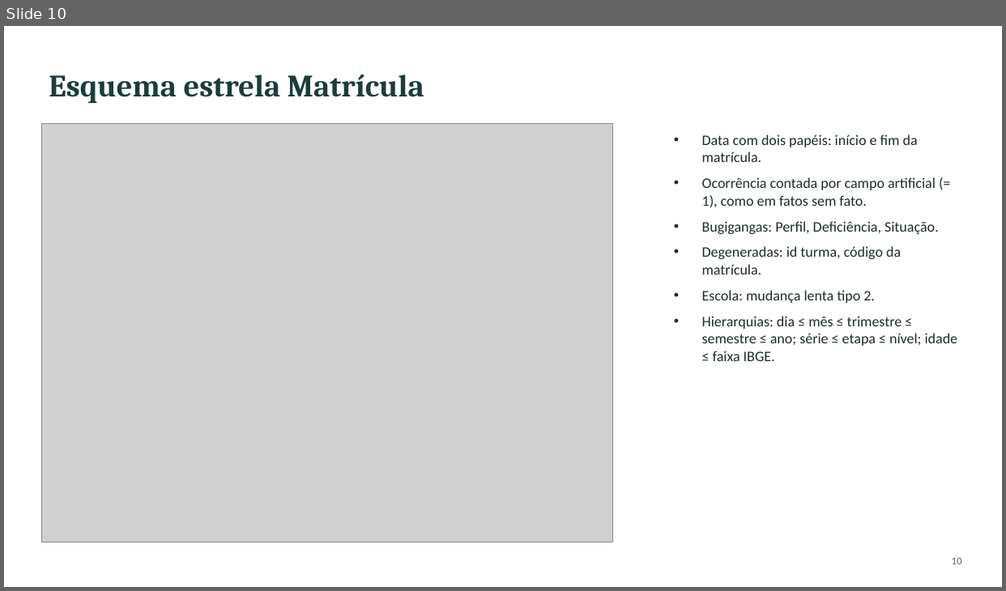
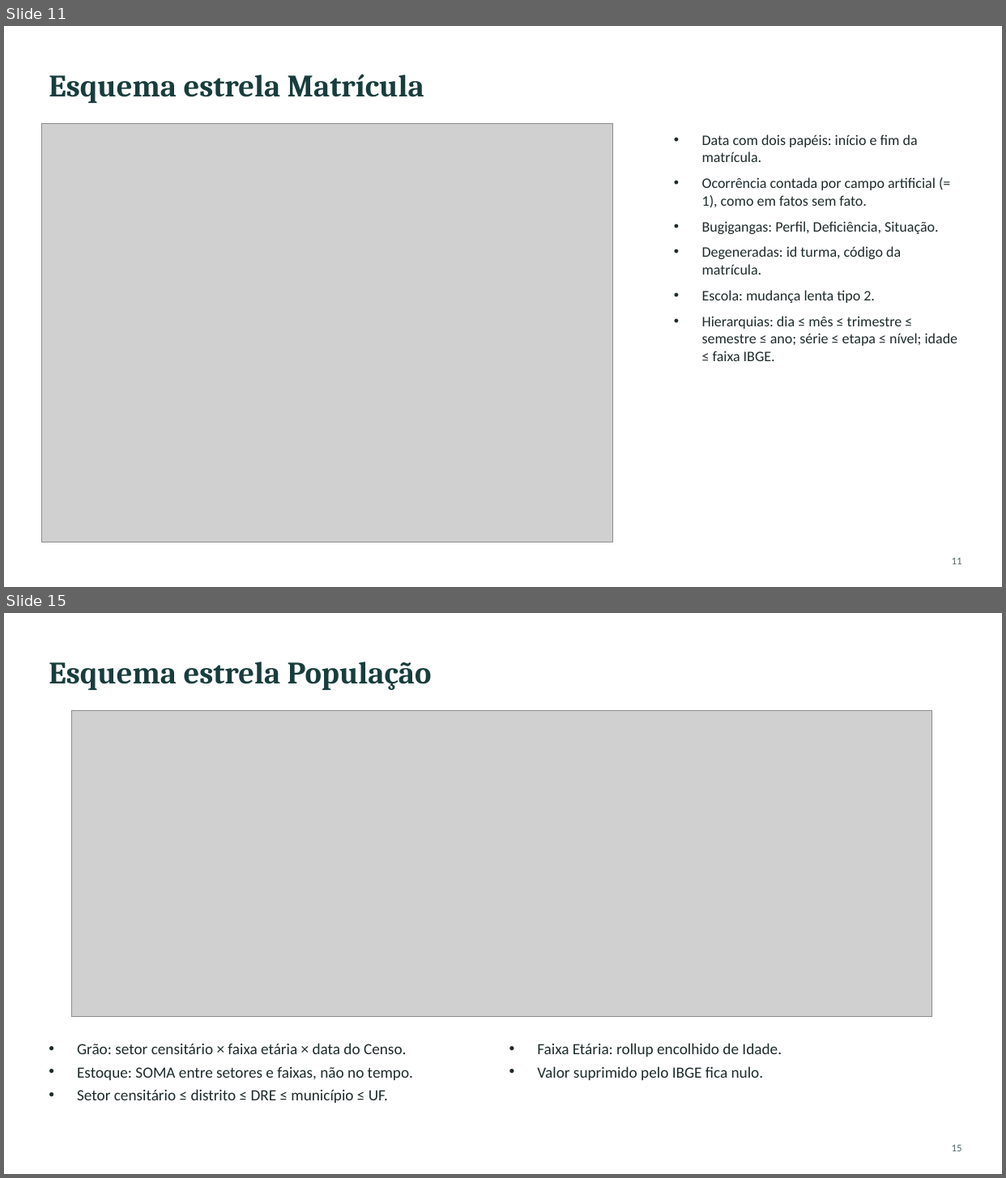
Before and after one commit to kevennlaranjeira/OLAP2026, a slide deck: docs/apresentacao/apresentacao-projeto1.pptx. Shown one above the other, each under a label of ours: slide 10 before the commit, slides 11 and 15 after it; the slides between them are not shown. The pictures are 1006x591 and 1006x1178 pixels, drawn with LibreOffice and Linux fonts; fonts in the diff are those of the drawing; grey boxes stand for pictures. Boxes give left, top, right and bottom in pixels: in the first picture for what was removed or moved away, otherwise in the second. Text is boxed around its words. In the diff, an @@ line names an element or a change of style, - is before the commit and + after.

```diff
--- a/docs/apresentacao/apresentacao-projeto1.pptx
+++ b/docs/apresentacao/apresentacao-projeto1.pptx
@@ slide 15 added at box(4, 613, 1002, 1174), background #FFFFFF @@
@@ text added at box(49, 662, 432, 690), 30 pt, text #183D3D, bold @@
+Esquema estrela População
@@ picture added at box(71, 710, 932, 1017) @@
@@ text added at box(77, 1043, 413, 1103), 15 pt, text #1E2B2B @@
+• Grão: setor censitário × faixa etária × data do Censo.
+• Estoque: SOMA entre setores e faixas, não no tempo.
+• Setor censitário ≤ distrito ≤ DRE ≤ município ≤ UF.
@@ text added at box(537, 1043, 782, 1080), 15 pt, text #1E2B2B @@
+• Faixa Etária: rollup encolhido de Idade.
+• Valor suprimido pelo IBGE fica nulo.
@@ text added at box(952, 1145, 962, 1152), 10 pt, text #56676A @@
+15
@@ what was slide 10 is now slide 11 @@
@@ slide 11 changed as well @@
@@ text at box(952, 558, 962, 565): text changed @@
-10
+11
```
Also in this commit, not shown: 12 other slides changed, 6 other slides added, 3 slides removed, 3 other files.
